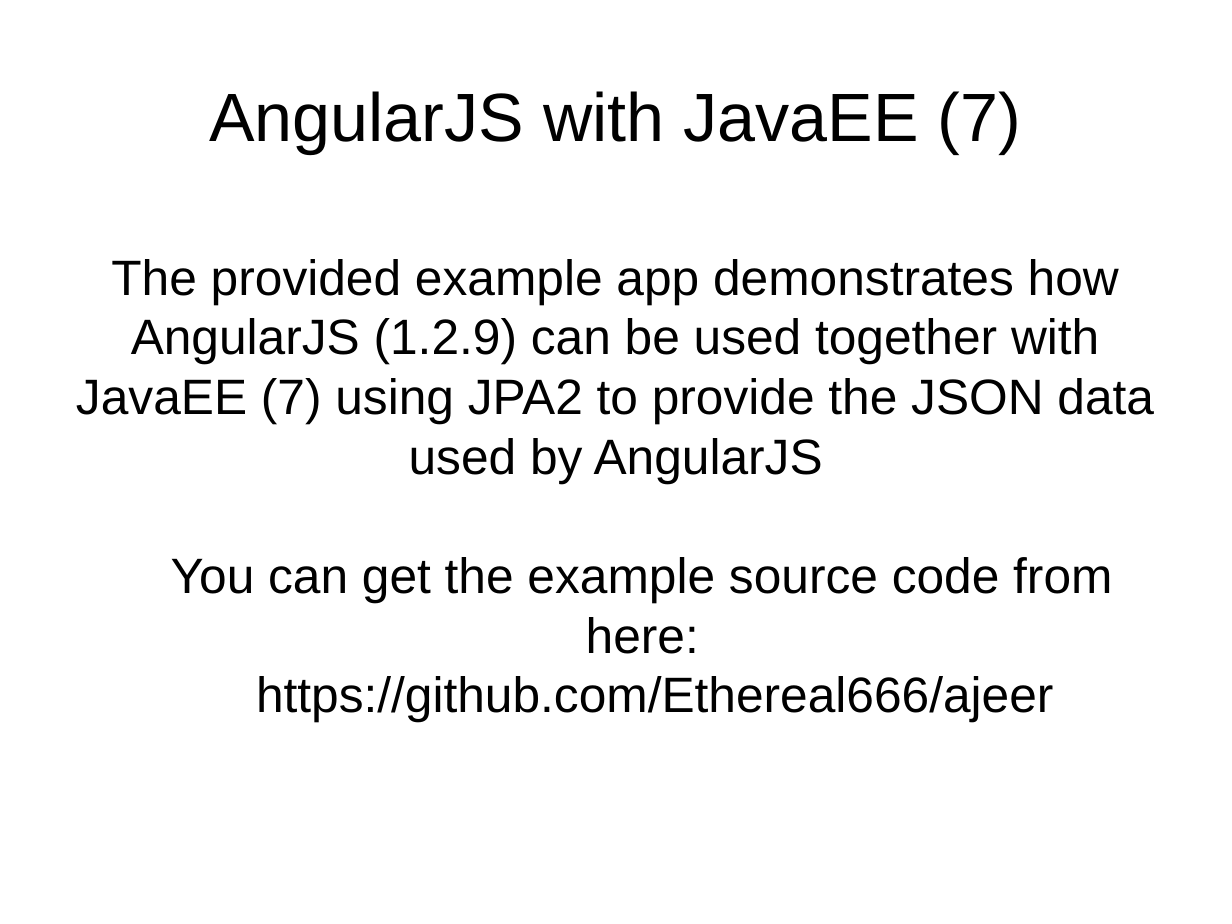
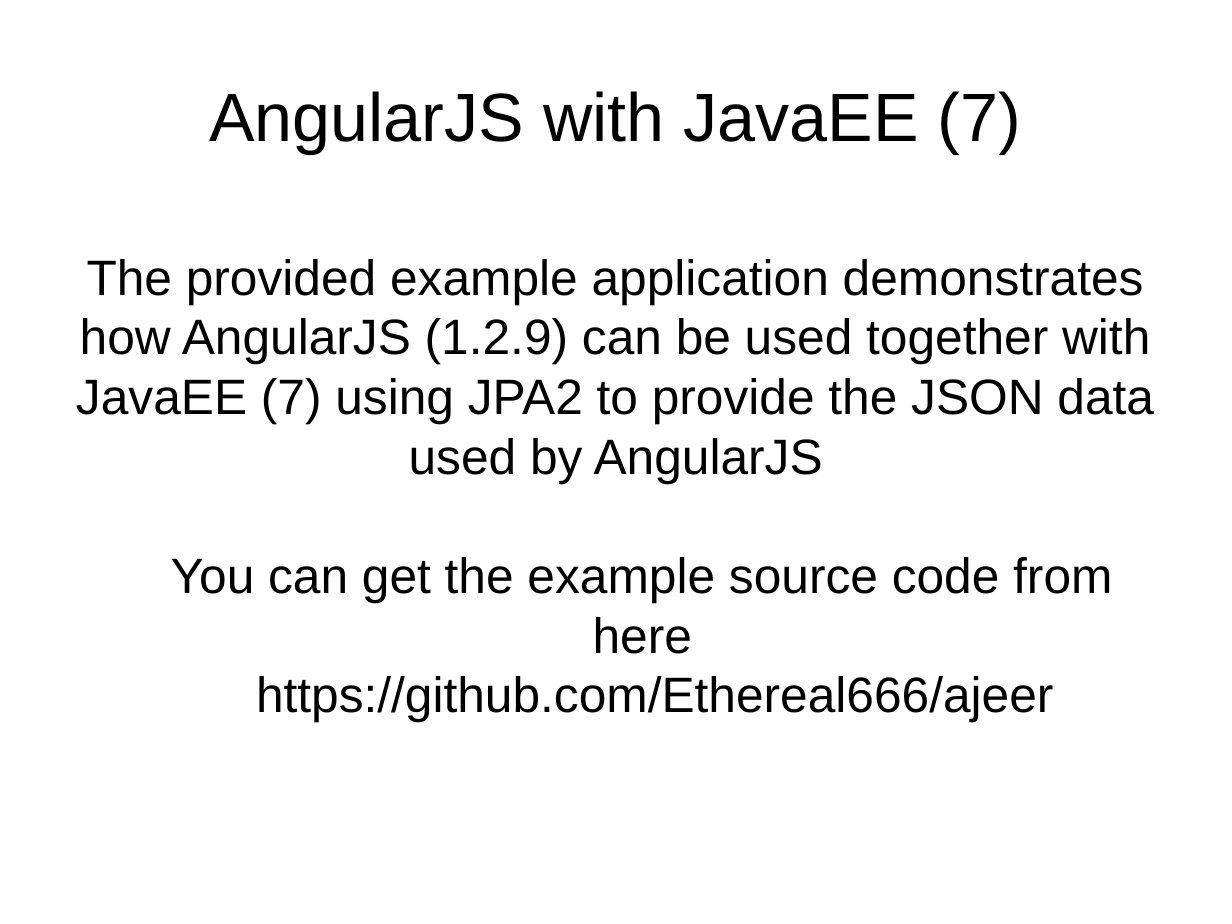
Before and after one commit to vmyrsky/ajeer, a slide deck: slide 1 of JavaEERest/doc/presentation.odp. Drawn at 1232x924 pixels with LibreOffice and Linux fonts; fonts in the diff are those of the drawing. Boxes give left, top, right and bottom in pixels: in the first picture for what was removed or moved away, otherwise in the second. Text is boxed around its words. In the diff, an @@ line names an element or a change of style, - is before the commit and + after.

```diff
--- a/JavaEERest/doc/presentation.odp
+++ b/JavaEERest/doc/presentation.odp
@@ subtitle at (x1=76, y1=259, x2=1154, y2=654): text changed @@
-The provided example app demonstrates how AngularJS (1.2.9) can be used together with JavaEE (7) using JPA2 to provide the JSON data used by AngularJS
-  You can get the example source code from here:
+The provided example application demonstrates how AngularJS (1.2.9) can be used together with JavaEE (7) using JPA2 to provide the JSON data used by AngularJS
+  You can get the example source code from here
```
Also in this commit, not shown: 34 other slides changed, 8 slides added.
